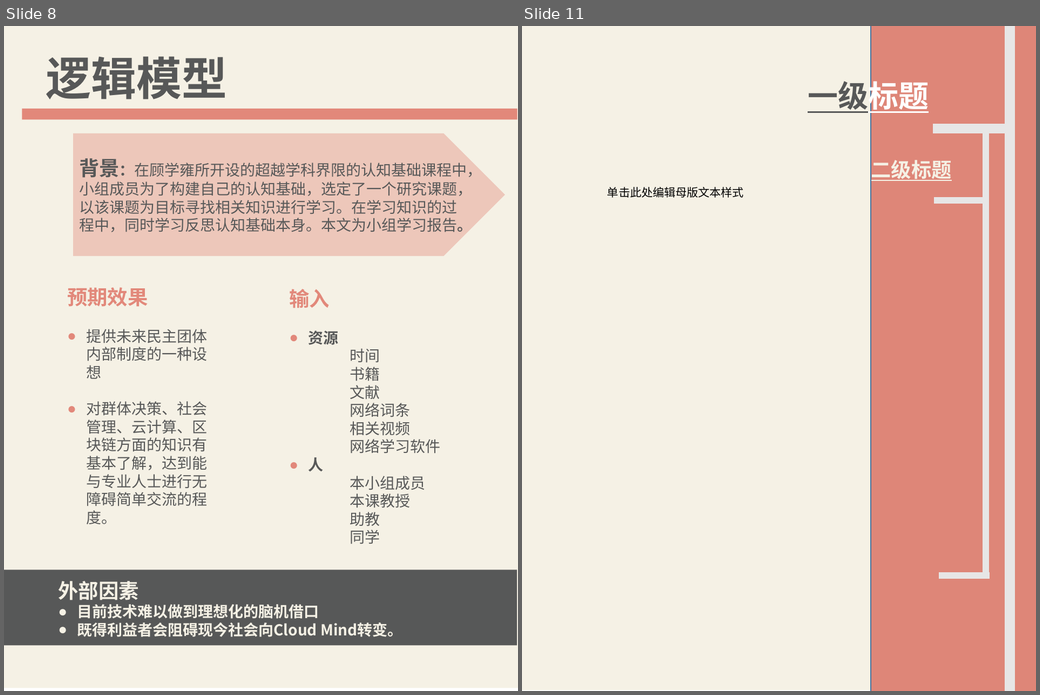
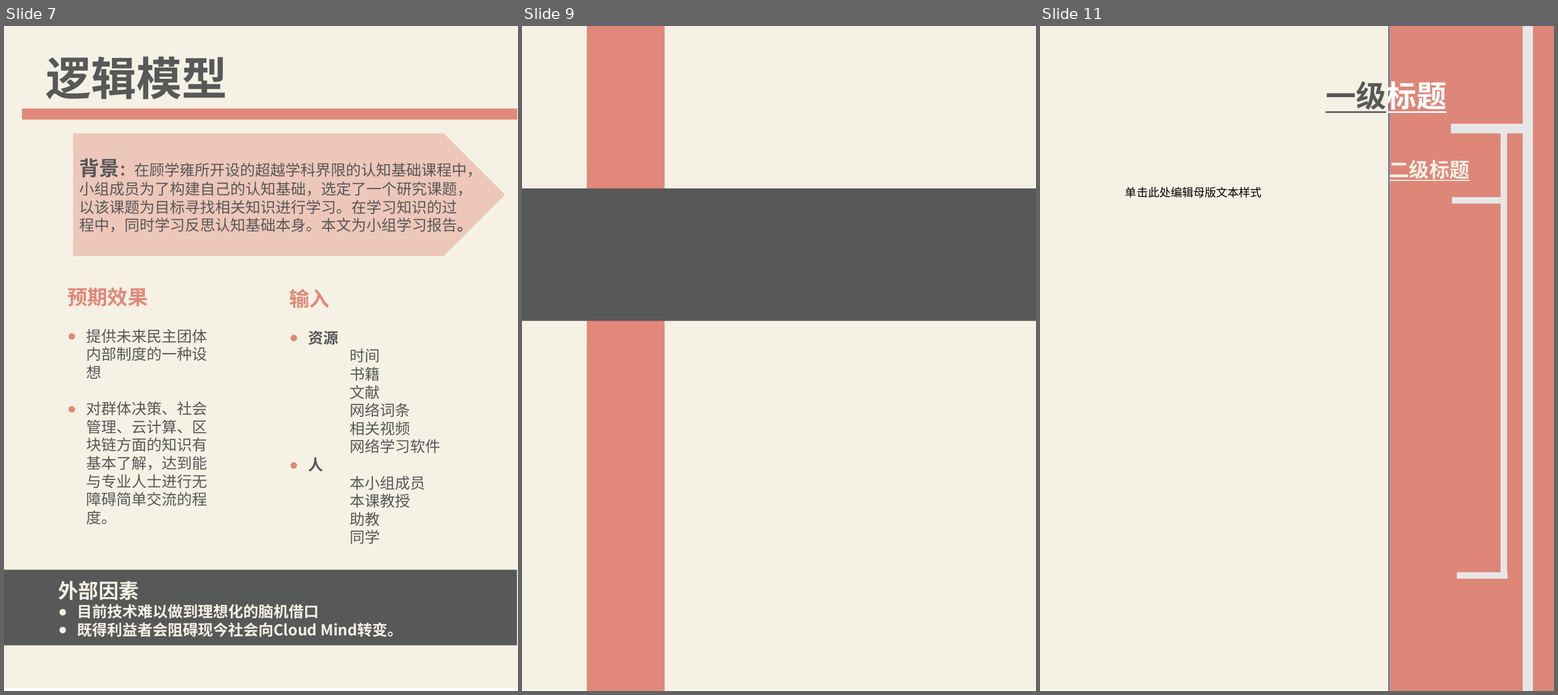
Before and after one commit to XLP-Based-Courses/-, a slide deck: 学习报告文本/学习报告模板.pptx. Shown side by side, each under a label of ours: slides 8 and 11 before the commit, slides 7, 9 and 11 after it; the slides between them are not shown. The pictures are 1040x695 and 1558x695 pixels, drawn with LibreOffice and Linux fonts; fonts in the diff are those of the drawing. Boxes give left, top, right and bottom in pixels: in the first picture for what was removed or moved away, otherwise in the second. Text is boxed around its words. In the diff, an @@ line names an element or a change of style, - is before the commit and + after.

```diff
--- a/学习报告文本/学习报告模板.pptx
+++ b/学习报告文本/学习报告模板.pptx
@@ slide 9 added at [522,26,1036,691], background #FFFFFF @@
@@ rectangle added at [522,26,1036,691], fill #F5F1E5 @@
@@ rectangle added at [587,26,665,691], fill #E2887A @@
@@ rectangle added at [522,189,1036,321], fill #575858 @@
@@ what was slide 8 is now slide 7 @@
```
Also in this commit, not shown: 4 slides changed, 1 slide removed, 2 other files.
